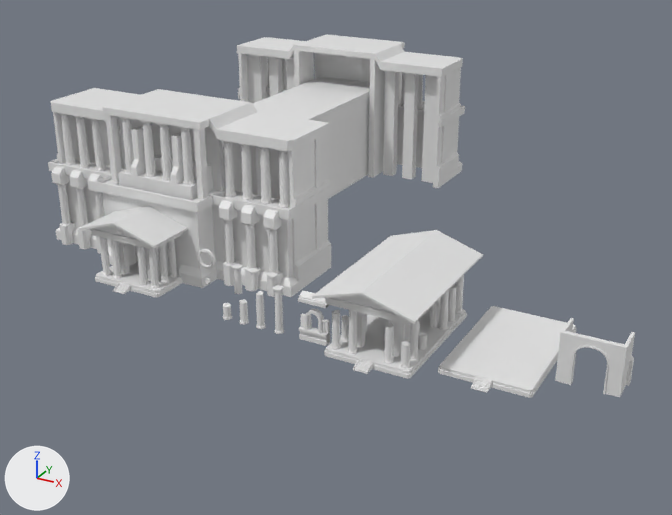
Before and after pictures for a commit that changed the Blender file env/models/castle_pieces.blend.
Camera for both pictures: a camera (50 mm lens) standing at (295.0, -602.0, 383.0) and looking at (-128.0, 168.0, -2.0). Lighting does not change. The marker at lower left points along +X, +Y and +Z.

In view in the first picture: 'Cube.002', 'Cube.003', 'Cube.005', 'base', 'temple_1', 'temple_1.001'.
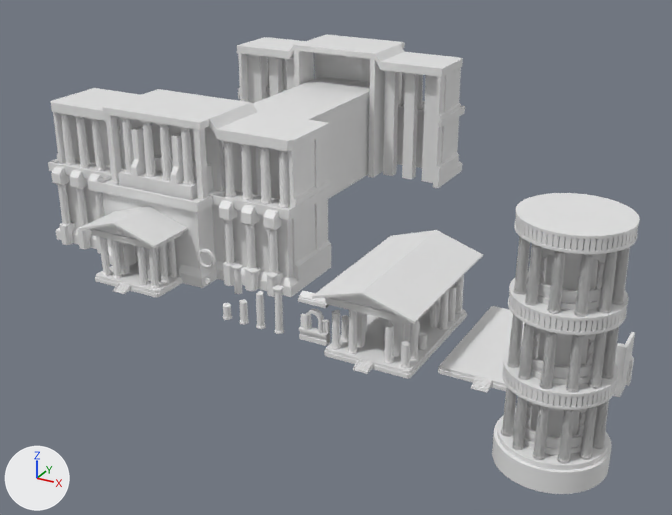
Pixel boxes [x1, y1, x2, y2] of what changed, in the pictures (672 x 515 px):
'Cylinder', added: after [492, 193, 640, 494]
'pillar.003', added: after [513, 237, 630, 317]
'pillar.002', added: after [507, 314, 619, 393]
'pillar.001', added: after [501, 387, 609, 464]
'Cylinder.005', added: after [530, 255, 598, 437]
'Cylinder.007', added: after [527, 245, 606, 310]
'Cylinder.006', added: after [520, 322, 596, 385]
'Cylinder.004', added: after [514, 396, 586, 455]
'Cube.002', unchanged, covered by the edit: before [555, 318, 635, 397]; after [613, 332, 635, 397]

The change, as a diff of the scene's bpy script:
```diff
--- a/env/models/castle_pieces.blend.py
+++ b/env/models/castle_pieces.blend.py
@@ me_cylinder_020 @@
+me_cylinder_020.from_pydata(...)  # 1864 vertices, 1392 faces; spans x -25.8..25.8, y -25.8..25.8, z 2.7..44.8
+me_cylinder_020.polygons.foreach_set('use_smooth', [True] * 1392)
@@ me_cylinder_019 @@
+me_cylinder_019.from_pydata(...)  # 11248 vertices, 10241 faces; spans x -34.9..34.9, y -34.9..34.9, z 0.0..42.3
+me_cylinder_019.polygons.foreach_set('use_smooth', [True] * 10241)
@@ me_cylinder_015 @@
+me_cylinder_015.from_pydata(...)  # 128 vertices, 64 faces; spans x -19.0..19.0, y -19.0..19.0, z 0.0..155.0
+me_cylinder_015.polygons.foreach_set('use_smooth', [True] * 64)
@@ me_cylinder_004 @@
+me_cylinder_004.from_pydata(...)  # 3264 vertices, 3011 faces; spans x -39.0..39.0, y -39.0..39.0, z -18.0..162.0
+me_cylinder_004.polygons.foreach_set('use_smooth', [True] * 3011)
@@ ob_cylinder_007 @@
+ob_cylinder_007 = bpy.data.objects.new('Cylinder.007', me_cylinder_020)
+ob_cylinder_007.location = (168.0, -65.0, 123.0)
+ob_cylinder_007.rotation_euler = (0.0, 0.0, 0.262)  # degrees (0, 0, 15)
@@ ob_pillar_003 @@
+ob_pillar_003 = bpy.data.objects.new('pillar.003', me_cylinder_019)
+ob_pillar_003.location = (168.0, -65.0, 126.0)
@@ ob_cylinder_006 @@
+ob_cylinder_006 = bpy.data.objects.new('Cylinder.006', me_cylinder_020.copy())
+ob_cylinder_006.location = (168.0, -65.0, 70.0)
+ob_cylinder_006.rotation_euler = (0.0, 0.0, 0.262)  # degrees (0, 0, 15)
@@ ob_pillar_002 @@
+ob_pillar_002 = bpy.data.objects.new('pillar.002', me_cylinder_019.copy())
+ob_pillar_002.location = (168.0, -65.0, 73.0)
@@ ob_cylinder_005 @@
+ob_cylinder_005 = bpy.data.objects.new('Cylinder.005', me_cylinder_015)
+ob_cylinder_005.location = (168.0, -65.0, 17.0)
@@ ob_cylinder_004 @@
+ob_cylinder_004 = bpy.data.objects.new('Cylinder.004', me_cylinder_020.copy())
+ob_cylinder_004.location = (168.0, -65.0, 17.0)
+ob_cylinder_004.rotation_euler = (0.0, 0.0, 0.262)  # degrees (0, 0, 15)
@@ ob_pillar_001 @@
+ob_pillar_001 = bpy.data.objects.new('pillar.001', me_cylinder_019.copy())
+ob_pillar_001.location = (168.0, -65.0, 20.0)
@@ ob_cylinder @@
+ob_cylinder = bpy.data.objects.new('Cylinder', me_cylinder_004)
+ob_cylinder.location = (168.0, -65.0, 17.0)
```
